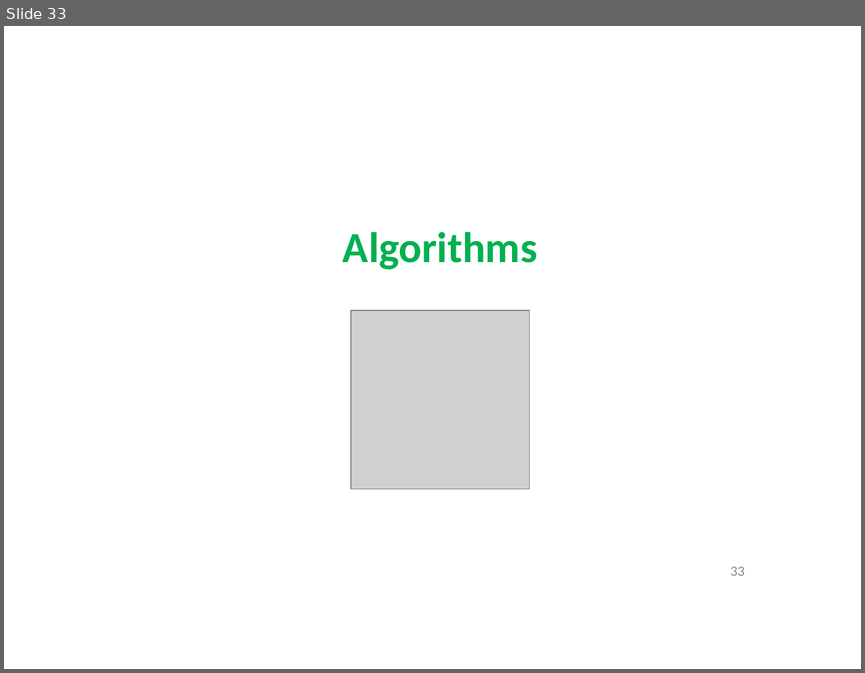
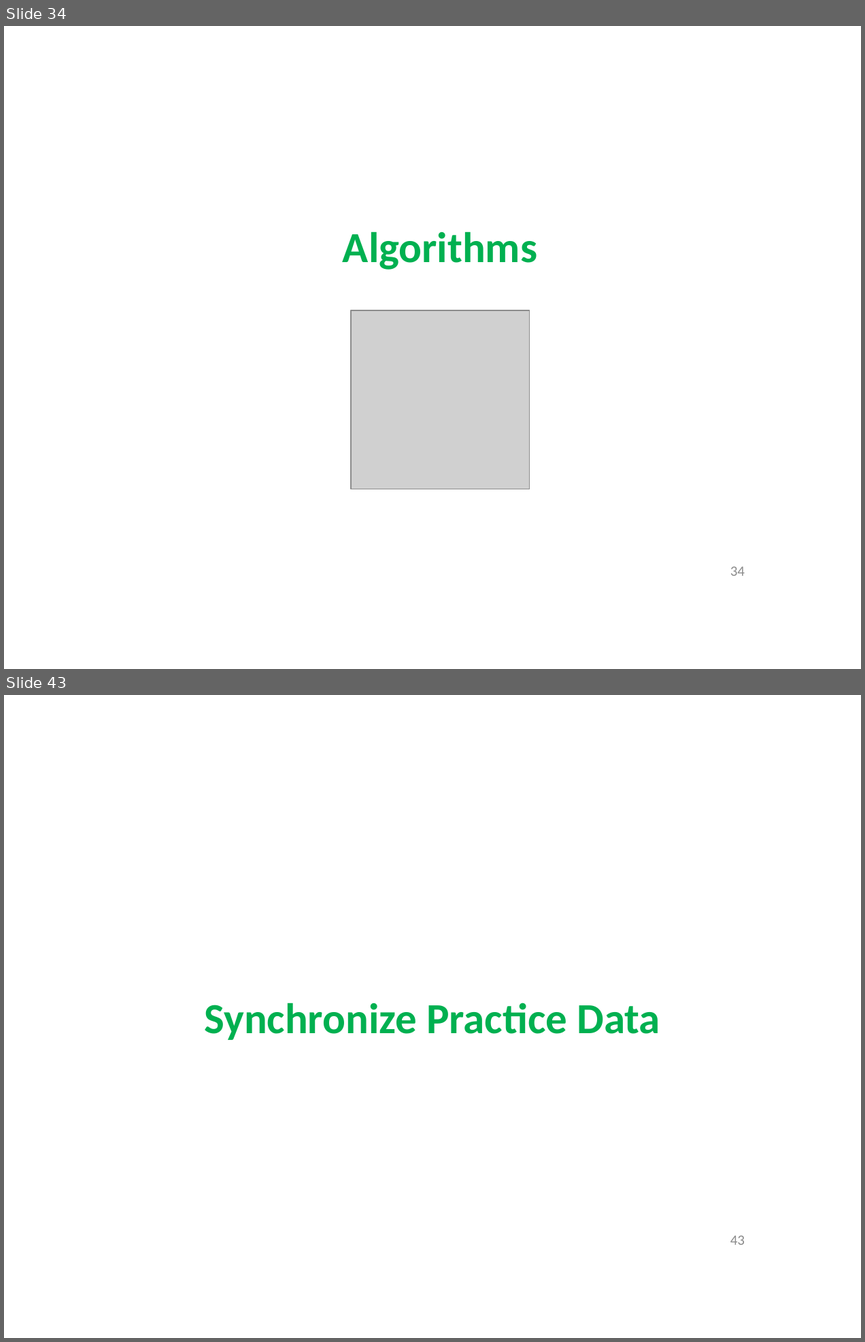
Before and after one commit to quantdse60878/HSTS, a slide deck: docs/Temperature Presentation/Khuong/khuong.pptx. Shown one above the other, each under a label of ours: slide 33 before the commit, slides 34 and 43 after it; the slides between them are not shown. The pictures are 865x673 and 865x1342 pixels, drawn with LibreOffice and Linux fonts; fonts in the diff are those of the drawing; grey boxes stand for pictures. Boxes give left, top, right and bottom in pixels: in the first picture for what was removed or moved away, otherwise in the second. Text is boxed around its words. In the diff, an @@ line names an element or a change of style, - is before the commit and + after.

```diff
--- a/docs/Temperature Presentation/Khuong/khuong.pptx
+++ b/docs/Temperature Presentation/Khuong/khuong.pptx
@@ slide 43 added at box(4, 695, 861, 1338), background #FFFFFF @@
@@ text added at box(204, 1002, 660, 1040), 36 pt, text #00B050, bold @@
+Synchronize Practice Data
@@ page number added at box(730, 1235, 745, 1244), 12 pt, text #8C8C8C @@
+43
@@ what was slide 33 is now slide 34 @@
@@ page number at box(730, 566, 745, 575): text changed @@
-33
+34
```
Also in this commit, not shown: 8 slides changed, 9 other slides added.
